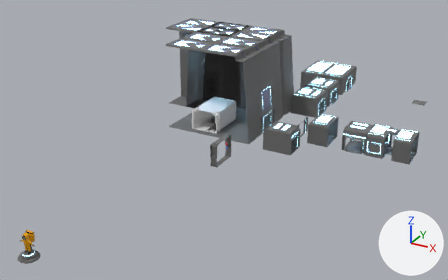
The Blender file Assets/Models/rooms.blend, before and after one commit.
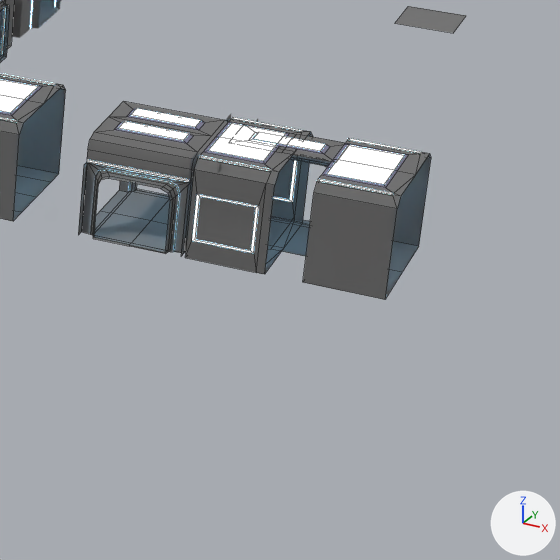
The first picture shows the older version from a camera (50 mm lens) standing at (41.2, -72.5, 33.9) and looking at (5.9, -8.3, 1.8). The close-ups show both versions on the part from 72% to 100% of the width and 35% to 79% of the height of that picture; other places that the commit changed are outside them. Every picture has the same lights, and +X, +Y and +Z are marked at lower right. The close-ups show mesh edges as thin lines.
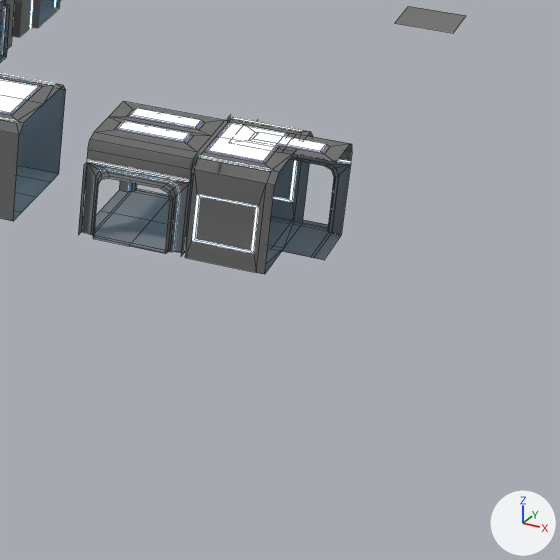
Where the newer file only moved an object's origin or applied its transform, the numbers keep the older frame.

Changed parts and their boxes (x1, y1, x2, y2) in the close-ups (560 x 560 px):
'Cube.008', hidden: before (303, 138, 431, 300)

The change, as a list of edits to the scene's bpy script:
```text
Change ob_cube_008:
    add ob_cube_008.hide_set(True)
```
